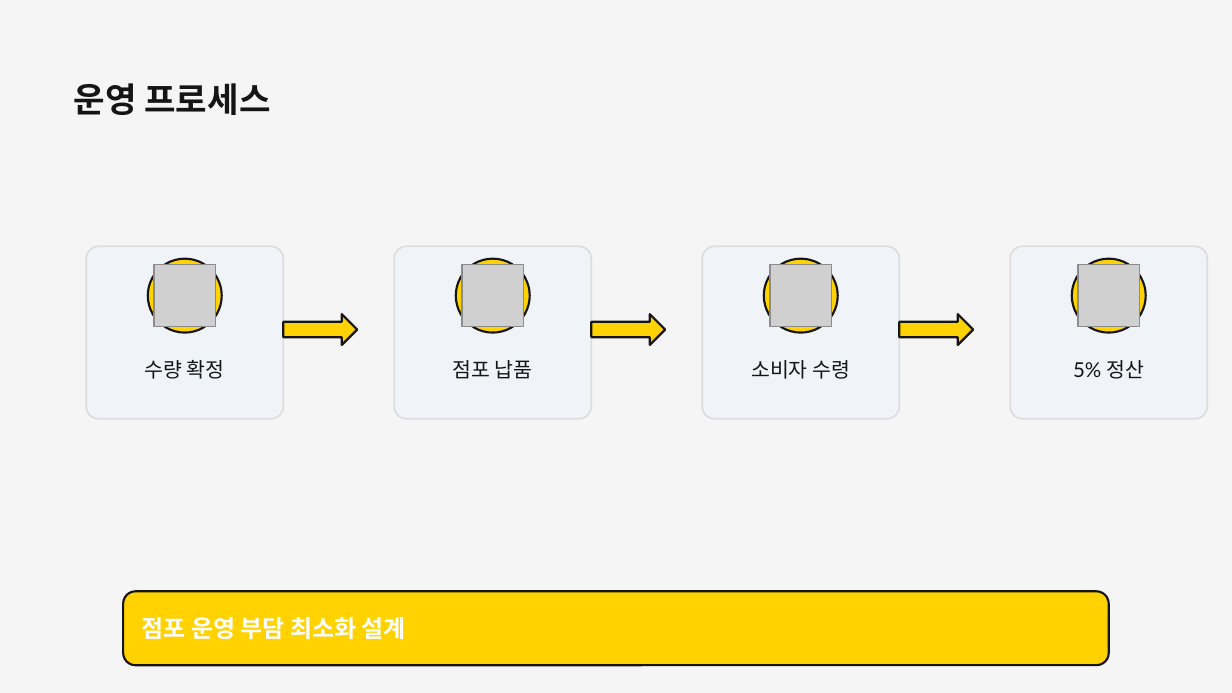
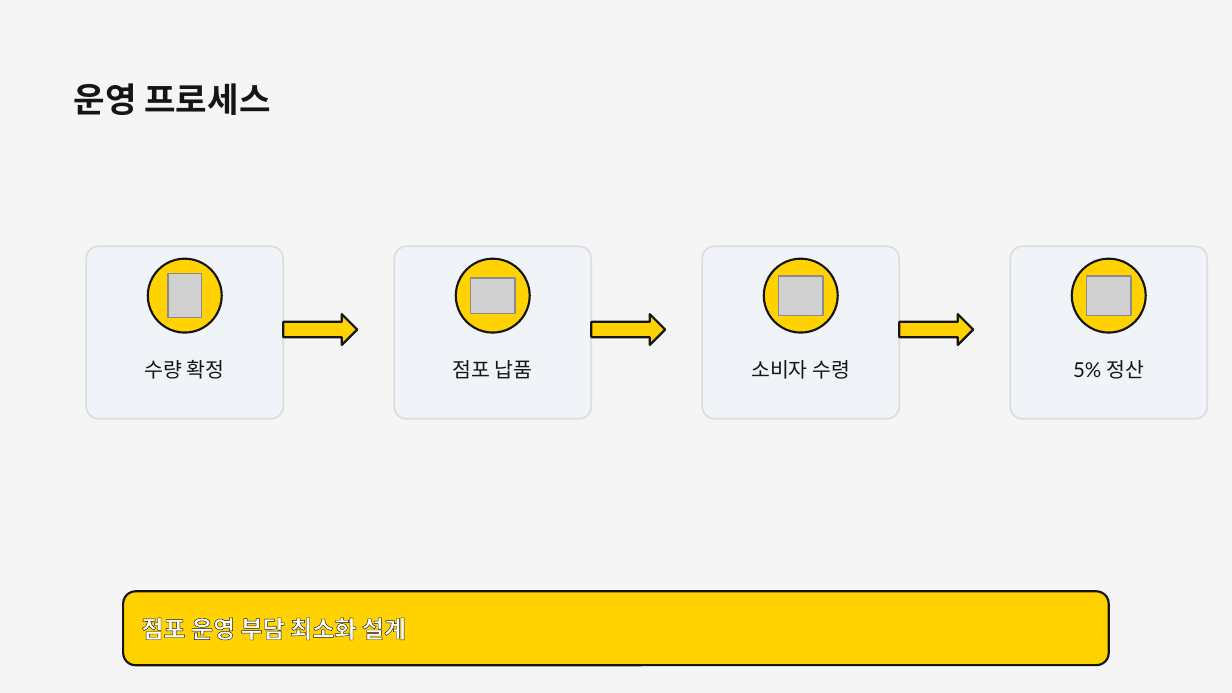
Before and after one commit to dhch777-maker/gagyebu, a slide deck: slide 9 of EMART/이마트에브리데이_사업제안서_v3_260301.pptx. Drawn at 1232x693 pixels with LibreOffice and Linux fonts; fonts in the diff are those of the drawing; grey boxes stand for pictures. Boxes give left, top, right and bottom in pixels: in the first picture for what was removed or moved away, otherwise in the second. Text is boxed around its words. In the diff, an @@ line names an element or a change of style, - is before the commit and + after.

```diff
--- a/EMART/이마트에브리데이_사업제안서_v3_260301.pptx
+++ b/EMART/이마트에브리데이_사업제안서_v3_260301.pptx
@@ picture resized from (x1=154, y1=265, x2=216, y2=326) to (x1=168, y1=274, x2=201, y2=318) @@
@@ picture resized from (x1=462, y1=265, x2=524, y2=326) to (x1=471, y1=278, x2=515, y2=314) @@
@@ picture resized from (x1=770, y1=265, x2=832, y2=326) to (x1=779, y1=276, x2=823, y2=315) @@
@@ picture resized from (x1=1078, y1=265, x2=1140, y2=326) to (x1=1087, y1=276, x2=1131, y2=315) @@
@@ text "점포 운영 부담 최소화 설계" at (x1=141, y1=617, x2=406, y2=640): letter outline none to #151515 0.75 pt @@
```
Also in this commit, not shown: 11 other slides changed, 2 other files.
